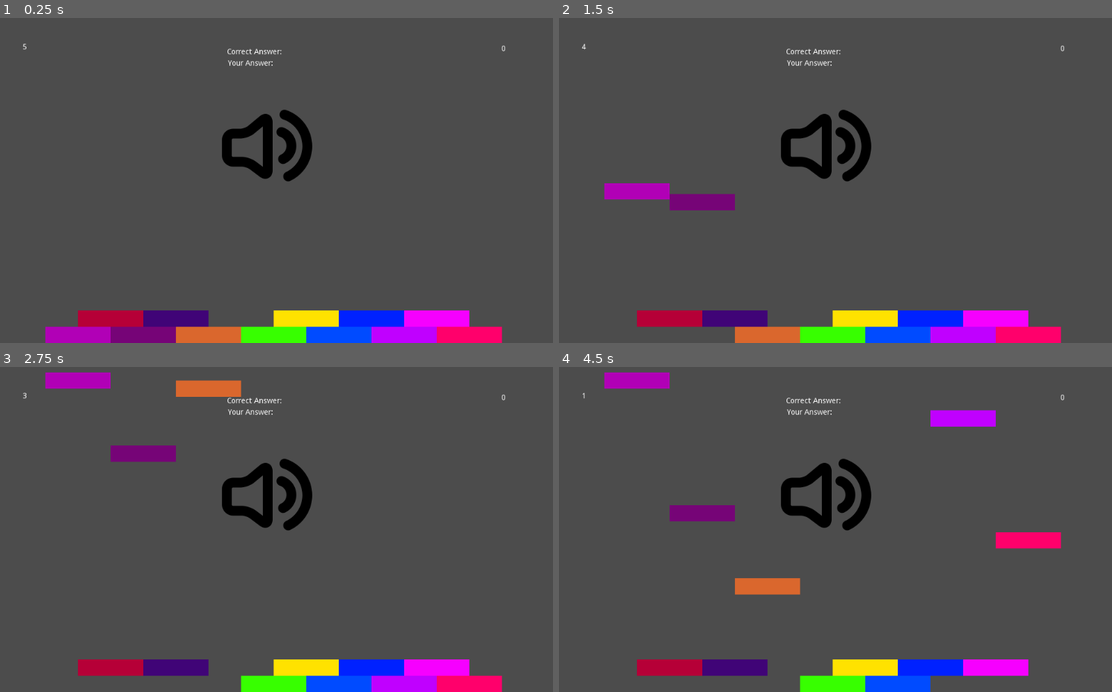
Above: before the commit, frames 1-4 (two rows, left to right).
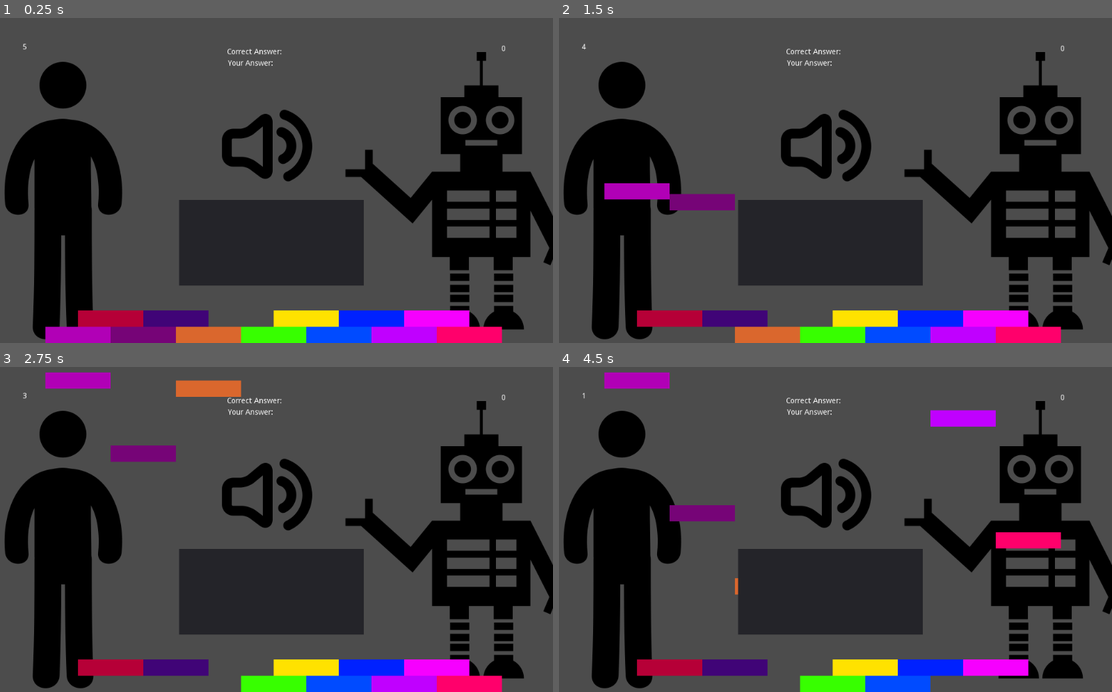
Above: after the commit, the same moments.

Repository: mdechdee/PerfectPitch
Game: Godot game, scene res://MainScene.tscn
The game is run twice, just before and just after one commit, with the same random seed, the same clock (stepped at 60 frames per second) and the same inputs. Sound files missing from this copy of the repository are replaced by a short silence.
Inputs:
- Up to frame 1 (0.25 s): no input
- Up to frame 2 (1.5 s): tap Enter at 0.5 s; tap A (C) at 0.6 s; tap S (D) at 0.8, 1.35 s
- Up to frame 3 (2.75 s): tap D (E) at 1.55, 2.1 s; tap A (C) at 2.3 s
- Up to frame 4 (4.5 s): tap H (A) at 2.85 s; tap S (D) at 3.05 s; tap J (B) at 3.6 s; tap D (E) at 3.8 s; tap A (C) at 4.35 s

The runs differ from the first frame. In frame 1, 27% of the frame differs, in the area x 0-100%, y 10-99%; in frame 2, 27%; in frame 3, 28%; in frame 4, 27%.

Commit message:
UI works

Diff:
--- /dev/null
+++ b/OldMusician/Command.tscn
@@ -0,0 +1,13 @@
+[gd_scene format=2]
+
+[node name="Panel" type="Panel"]
+margin_left = 411.0
+margin_top = 85.0
+margin_right = 751.0
+margin_bottom = 243.0
+
+[node name="Label" type="Label" parent="."]
+margin_left = 49.0
+margin_top = 18.0
+margin_right = 302.0
+margin_bottom = 156.0
--- a/OldMusician/MainScene.tscn
+++ b/OldMusician/MainScene.tscn
@@ -18,6 +18,10 @@
 [ext_resource path="res://BGMusic1.wav" type="AudioStream" id=16]
 [ext_resource path="res://BGMusicPlayer.gd" type="Script" id=17]
 [ext_resource path="res://assets/speaker.png" type="Texture" id=18]
+[ext_resource path="res://standing-up-man-.png" type="Texture" id=19]
+[ext_resource path="res://robot-design.png" type="Texture" id=20]
+[ext_resource path="res://robot.gd" type="Script" id=21]
+[ext_resource path="res://Command.tscn" type="PackedScene" id=22]
 
 [node name="SceneManager" type="Node"]
 script = ExtResource( 1 )
@@ -243,6 +247,26 @@
 margin_right = 569.682
 margin_bottom = 112.678
 text = "Your Answer:"
+
+[node name="standing-up-man-" type="Sprite" parent="."]
+position = Vector2( 123, 337 )
+z_index = -1
+texture = ExtResource( 19 )
+
+[node name="robot-design" type="Sprite" parent="."]
+editor/display_folded = true
+position = Vector2( 857, 319 )
+z_index = -1
+texture = ExtResource( 20 )
+script = ExtResource( 21 )
+
+[node name="Timer" type="Timer" parent="robot-design"]
+
+[node name="Panel" type="Panel" parent="." instance=ExtResource( 22 )]
+margin_left = 336.0
+margin_top = 336.0
+margin_right = 676.0
+margin_bottom = 494.0
 [connection signal="note_played" from="NotePlayer" to="." method="_on_NotePlayer_note_played"]
 [connection signal="note_played" from="NotePlayer" to="SpritesManager" method="_on_NotePlayer_note_played"]
 [connection signal="finished" from="BGStreamPlayer" to="BGStreamPlayer" method="_on_BGStreamPlayer_finished"]
--- /dev/null
+++ b/OldMusician/Node2D.tscn
@@ -0,0 +1,22 @@
+[gd_scene load_steps=5 format=2]
+
+[ext_resource path="res://standing-up-man-.png" type="Texture" id=1]
+[ext_resource path="res://robot-design.png" type="Texture" id=2]
+[ext_resource path="res://robot.gd" type="Script" id=3]
+[ext_resource path="res://Command.tscn" type="PackedScene" id=4]
+
+[node name="Node2D" type="Node2D"]
+
+[node name="standing-up-man-" type="Sprite" parent="."]
+position = Vector2( 113, 544 )
+texture = ExtResource( 1 )
+
+[node name="robot-design" type="Sprite" parent="."]
+editor/display_folded = true
+position = Vector2( 887, 492 )
+texture = ExtResource( 2 )
+script = ExtResource( 3 )
+
+[node name="Timer" type="Timer" parent="robot-design"]
+
+[node name="Panel" parent="." instance=ExtResource( 4 )]
--- /dev/null
+++ b/OldMusician/robot.gd
@@ -0,0 +1,23 @@
+extends Sprite
+
+# Declare member variables here. Examples:
+# var a = 2
+# var b = "text"
+onready var timer = $Timer
+# Called when the node enters the scene tree for the first time.
+func _ready():
+	pass # Replace with function body.
+
+# Called every frame. 'delta' is the elapsed time since the previous frame.
+#func _process(delta):
+#	pass
+
+
+	timer = get_node("Timer")
+	timer.set_wait_time( 2 )
+	timer.connect("timeout", self, "_on_Timer_timeout")
+	timer.start ()
+
+func _on_Timer_timeout():
+	timer.set_wait_time( 2 )
+	timer.start()
Not shown: 1 places in OldMusician/MainScene.tscn that only renumber resources
Binary file added: OldMusician/keyboard.png
Not shown, added: OldMusician/keyboard.png.import
Binary file added: OldMusician/piano-keys-part.png
Not shown, added: OldMusician/piano-keys-part.png.import
Binary file added: OldMusician/robot-design.png
Not shown, added: OldMusician/robot-design.png.import
Binary file added: OldMusician/standing-up-man-.png
Not shown, added: OldMusician/standing-up-man-.png.import
Not shown, added: .DS_Store
